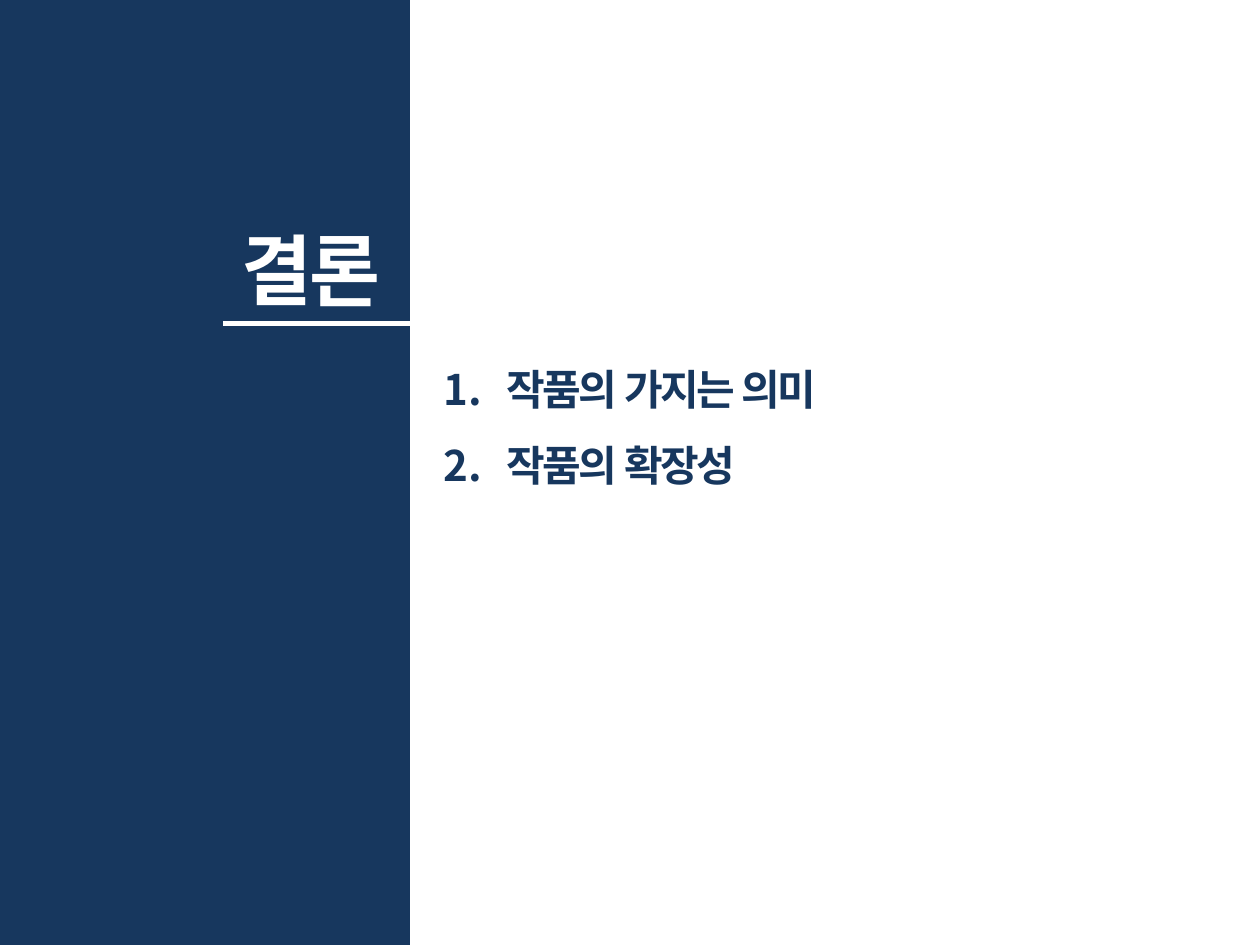
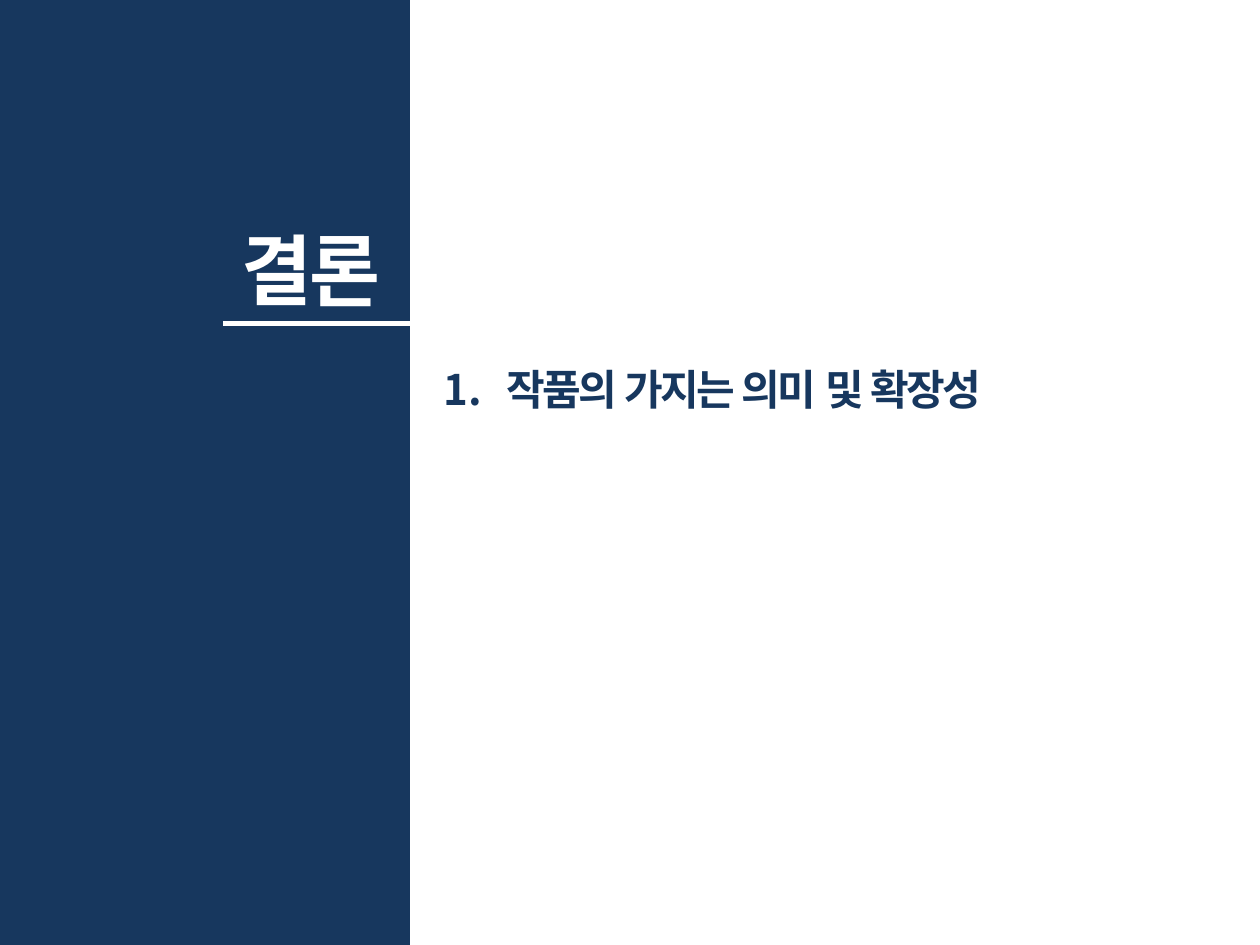
Before and after one commit to 201411108/Black-Android-app-for-eye, a slide deck: slide 22 of Document/발표PPT.pptx (slide 23 before the commit). Drawn at 1260x945 pixels with LibreOffice and Linux fonts; fonts in the diff are those of the drawing. Boxes give left, top, right and bottom in pixels: in the first picture for what was removed or moved away, otherwise in the second. Text is boxed around its words. In the diff, an @@ line names an element or a change of style, - is before the commit and + after.

```diff
--- a/Document/발표PPT.pptx
+++ b/Document/발표PPT.pptx
@@ text at bbox=[507, 369, 981, 409]: text changed @@
-1. 작품의 가지는 의미
-2. 작품의 확장성
+1. 작품의 가지는 의미 및 확장성
```
Also in this commit, not shown: 12 other slides changed, 11 slides removed.
